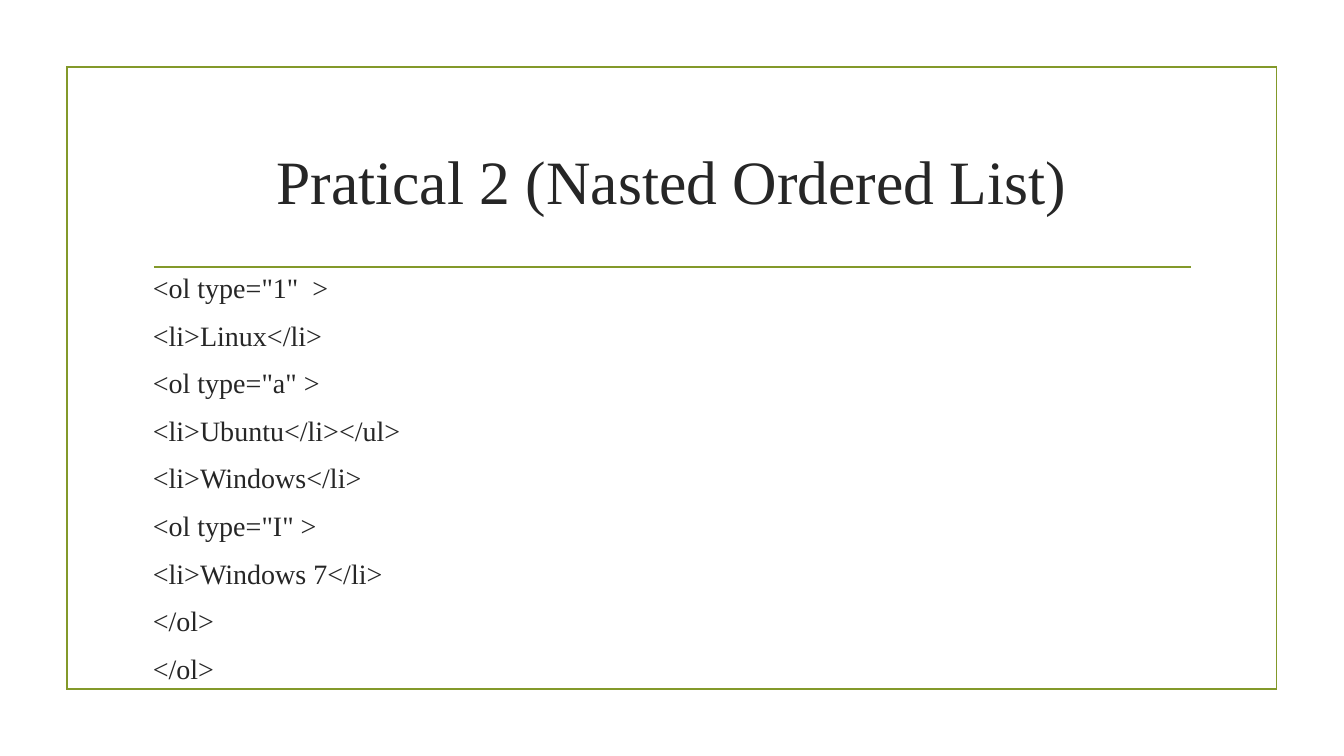
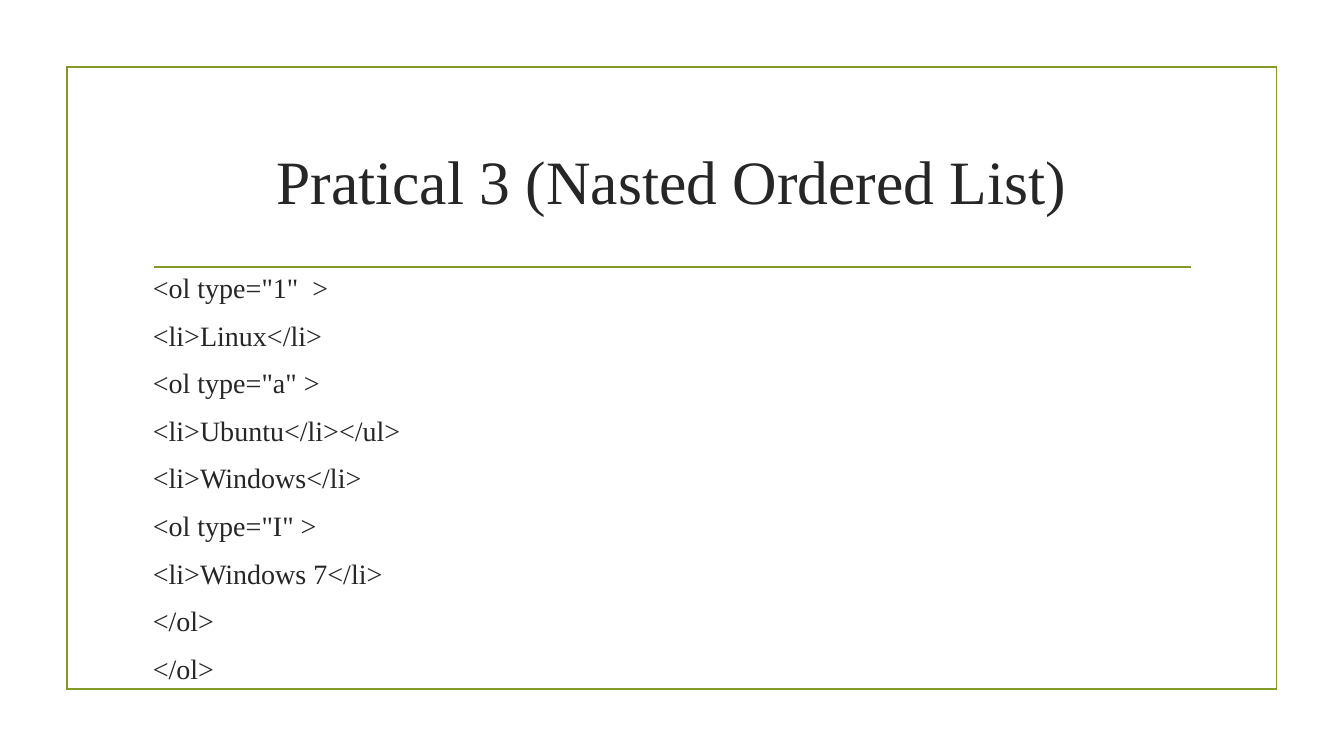
Before and after one commit to sagarshrestha81/FED, a slide deck: slide 23 of HTML.pptx. Drawn at 1344x756 pixels with LibreOffice and Linux fonts; fonts in the diff are those of the drawing; background and template pictures are left out. Boxes give left, top, right and bottom in pixels: in the first picture for what was removed or moved away, otherwise in the second. Text is boxed around its words. In the diff, an @@ line names an element or a change of style, - is before the commit and + after.

```diff
--- a/HTML.pptx
+++ b/HTML.pptx
@@ title at (276, 161, 1066, 216): text changed @@
-Pratical 2 (Nasted Ordered List)
+Pratical 3 (Nasted Ordered List)
```
Also in this commit, not shown: 5 other slides changed, 10 slides added, 1 other file.
